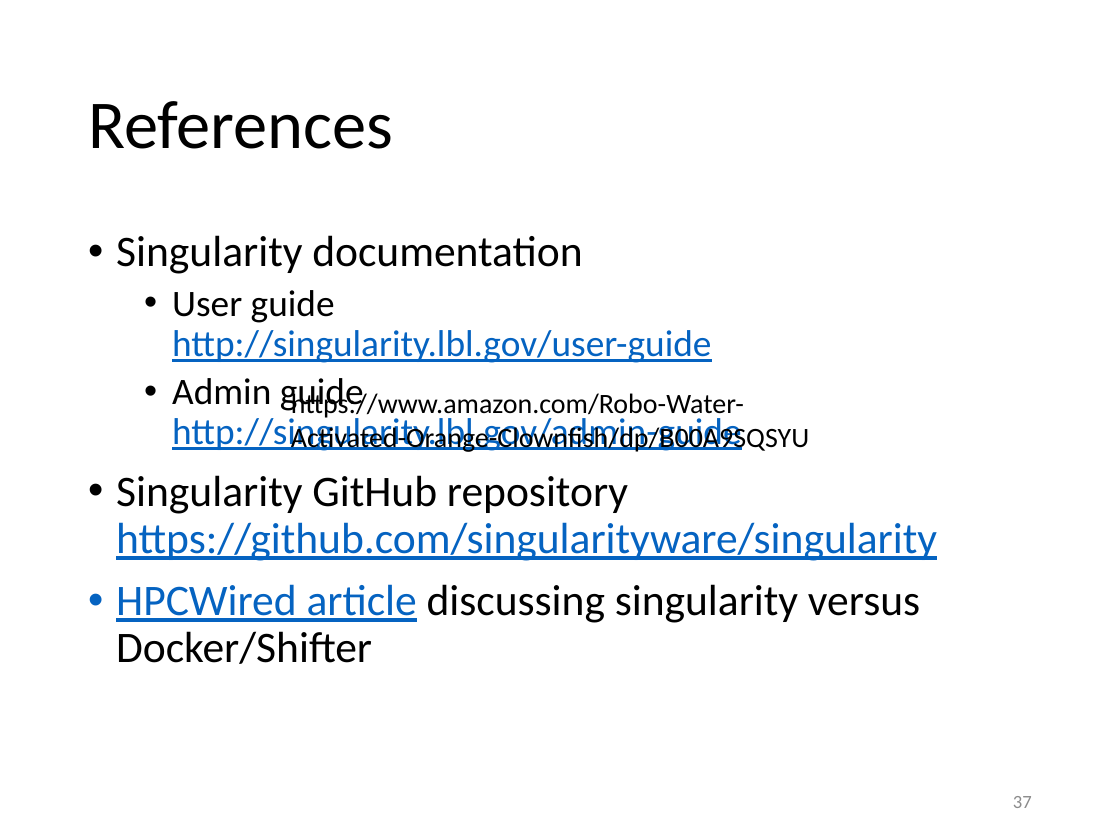
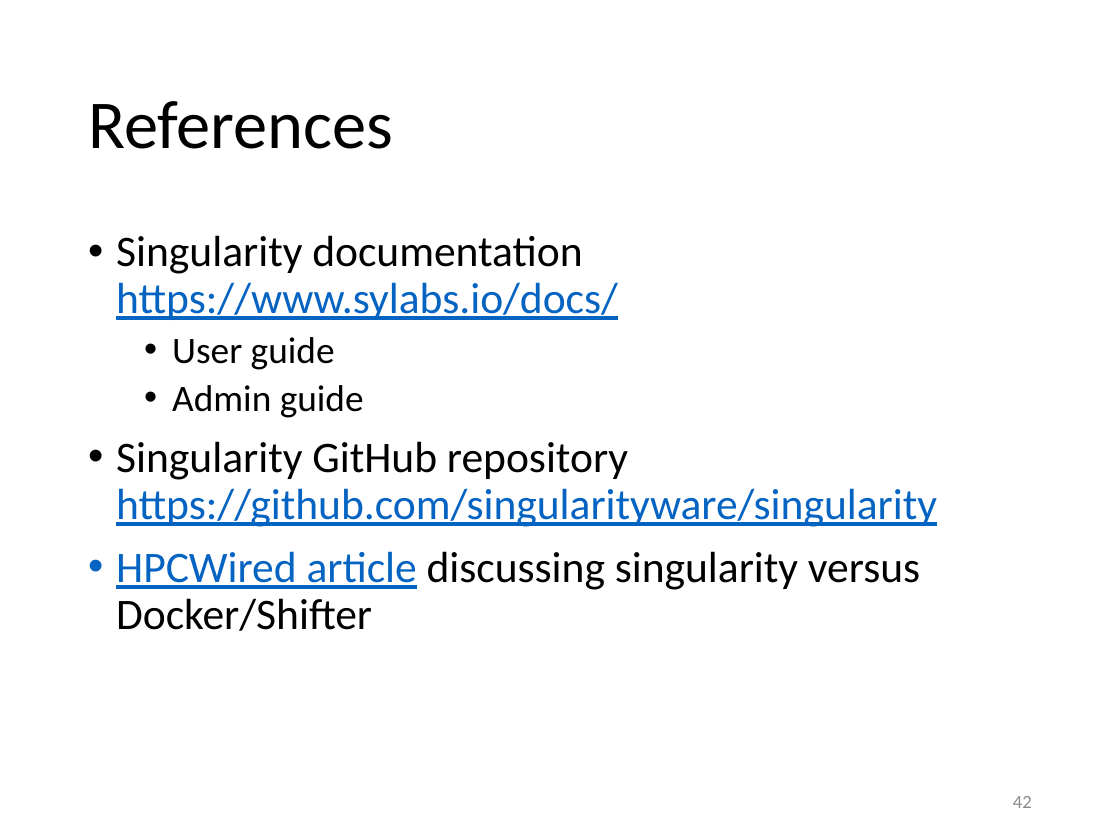
Before and after one commit to gjbex/training-material, a slide deck: slide 42 of Virtualization/singularity.pptx (slide 37 before the commit). Drawn at 1120x840 pixels with LibreOffice and Linux fonts; fonts in the diff are those of the drawing. Boxes give left, top, right and bottom in pixels: in the first picture for what was removed or moved away, otherwise in the second. Text is boxed around its words. In the diff, an @@ line names an element or a change of style, - is before the commit and + after.

Commit message:
Add section on services; updated documentation link

```diff
--- a/Virtualization/singularity.pptx
+++ b/Virtualization/singularity.pptx
@@ text at (116, 235, 618, 418): text changed; size 24 to 28 pt; text colour #0563C1 to #000000 @@
-• Singularity documentation
-  • User guide
-    http://singularity.lbl.gov/user-guide
-  • Admin guide
-    http://singularity.lbl.gov/admin-guide
+• Singularity documentation
+  https://www.sylabs.io/docs/
+  • User guide
+  • Admin guide
@@ text removed at (291, 390, 809, 452) @@
-https://www.amazon.com/Robo-Water-Activated-Orange-Clownfish/dp/B00A9SQSYU
@@ page number at (1013, 796, 1032, 808): text changed @@
-37
+42
```
Also in this commit, not shown: 5 slides added.
